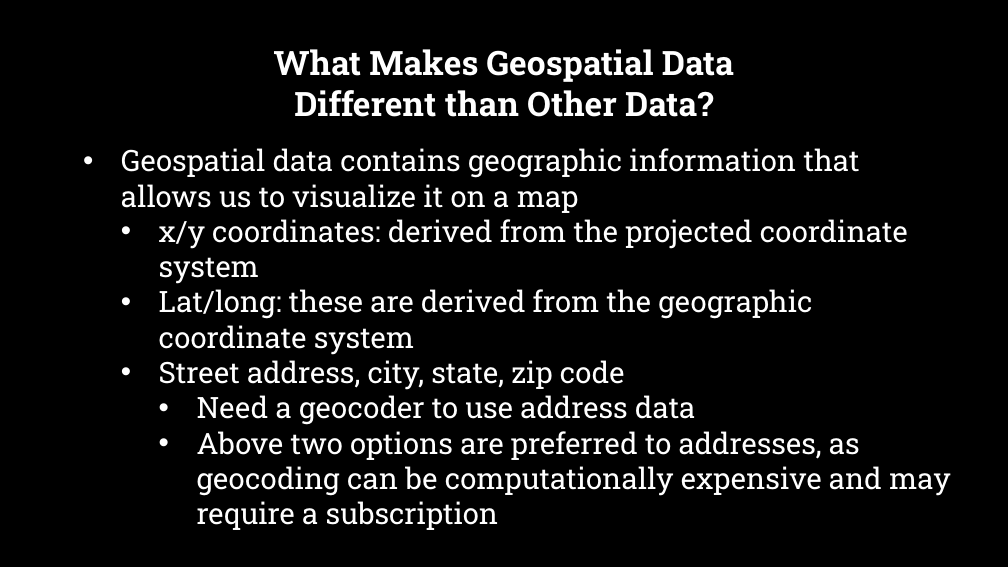
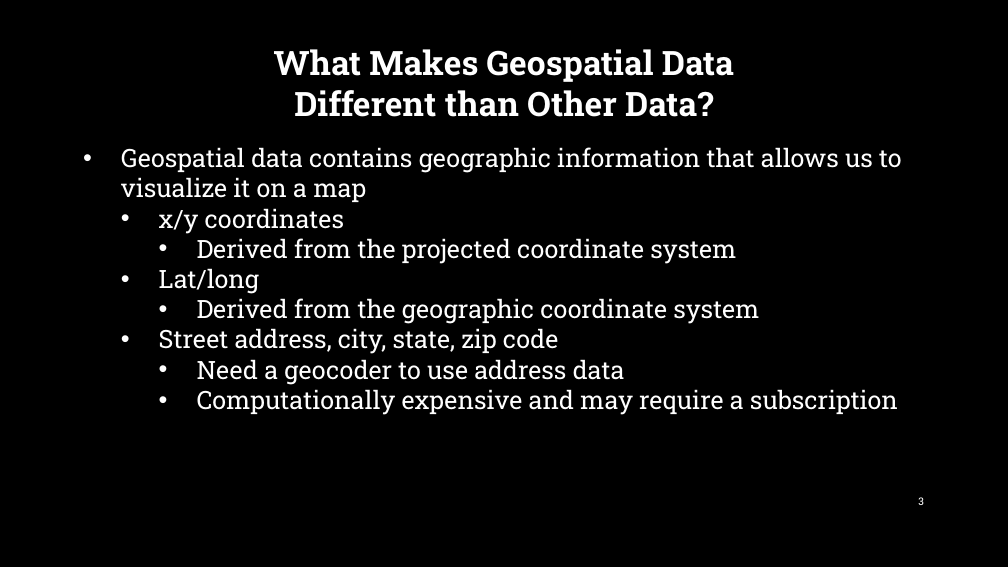
Before and after one commit to argunaw/r-ladies-mapping-tutorial, a slide deck: slide 3 of R Ladies Tutorial - Feb 2022 Meetup.pptx. Drawn at 1008x567 pixels with LibreOffice and Linux fonts; fonts in the diff are those of the drawing; background and template pictures are left out. Boxes give left, top, right and bottom in pixels: in the first picture for what was removed or moved away, otherwise in the second. Text is boxed around its words. In the diff, an @@ line names an element or a change of style, - is before the commit and + after.

Commit message:
final ppt

```diff
--- a/R Ladies Tutorial - Feb 2022 Meetup.pptx
+++ b/R Ladies Tutorial - Feb 2022 Meetup.pptx
@@ text at [121,147,901,385]: size 28 to 24 pt in "Geospatial data contains geographic information that allows ...", "Street address, city, state, zip code", "Need a geocoder to use address data" @@
@@ text at [159,208,759,324]: text changed; size 28 to 24 pt @@
-  • x/y coordinates: derived from the projected coordinate system
-  • Lat/long: these are derived from the geographic coordinate system
+  • x/y coordinates
+    • Derived from the projected coordinate system
+  • Lat/long
+    • Derived from the geographic coordinate system
@@ text at [197,389,898,415]: text changed; size 28 to 24 pt @@
-    • Above two options are preferred to addresses, as geocoding can be computationally expensive and may require a subscription
+    • Computationally expensive and may require a subscription
@@ page number added at [918,497,924,505], 10 pt, text #FFFFFF @@
+3
```
Also in this commit, not shown: 14 other slides changed, 1 slide added.
